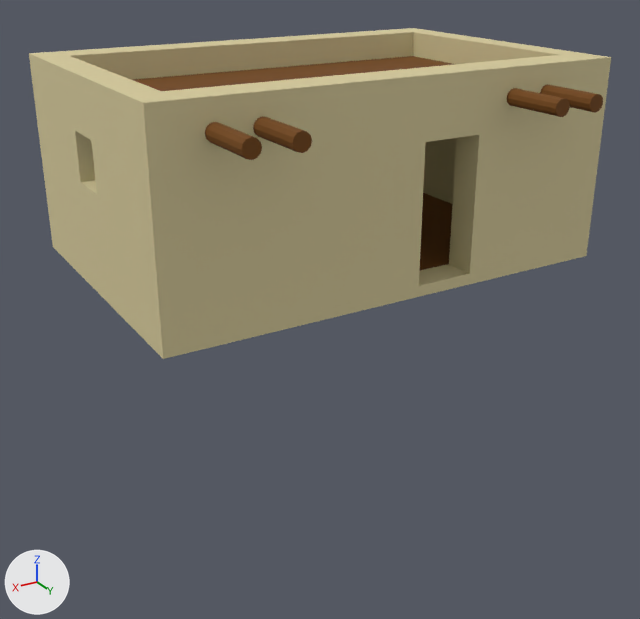
Before and after pictures for a commit that changed the glTF model assets/shoe_box1.glb.
Rendered twice from a 50 mm lens placed at (6.76, 11.4, 4.69), pointed at (0.6, 1.13, -0.45). The lights are fixed; the arrows at lower left show +X, +Y and +Z. Vertices at the same position are counted once.

The first picture shows 'shoe_box'.
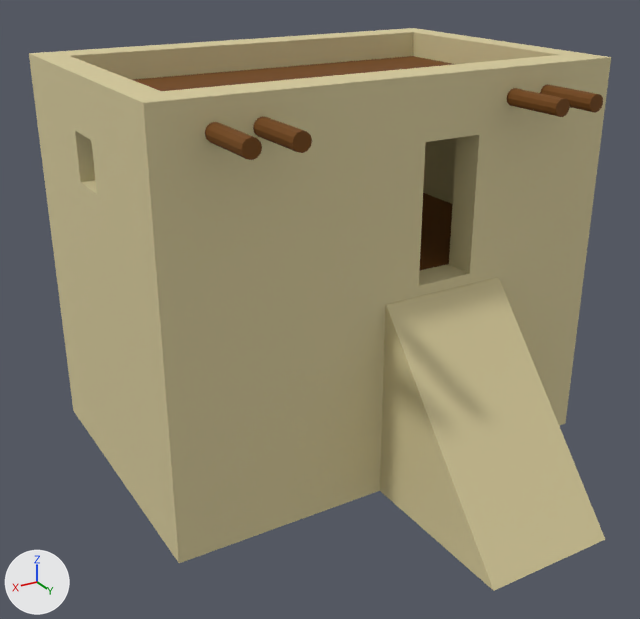
Where the change shows, as pixel boxes (x1, y1, x2, y2) in the pictures (640 x 619 px):
'shoe_box', reshaped (70% taller): before (29, 28, 611, 359); after (29, 28, 611, 591)
part 1 of me_mesh_0, added (beige): after (53, 248, 605, 591)

What the commit changed:
me_mesh_0 is used by ob_shoe_box; location (0.0, 0.0, 0.0).
me_mesh_0 had 152 vertices, 296 faces and spanned x -3.5..3.5, y -2.35..3.26, z 0.0..3.0.
me_mesh_0 now has 164 vertices, 320 faces and spans x -3.5..3.5, y -2.35..4.89, z -3.0..3.0.
Part 1, on me_mesh_0:
12 vertices are added at x -3.5..3.5, y -2.35..4.89, z -3.0..0.0.
24 new faces join them, mat_house_mat1 (beige #dace9e).
